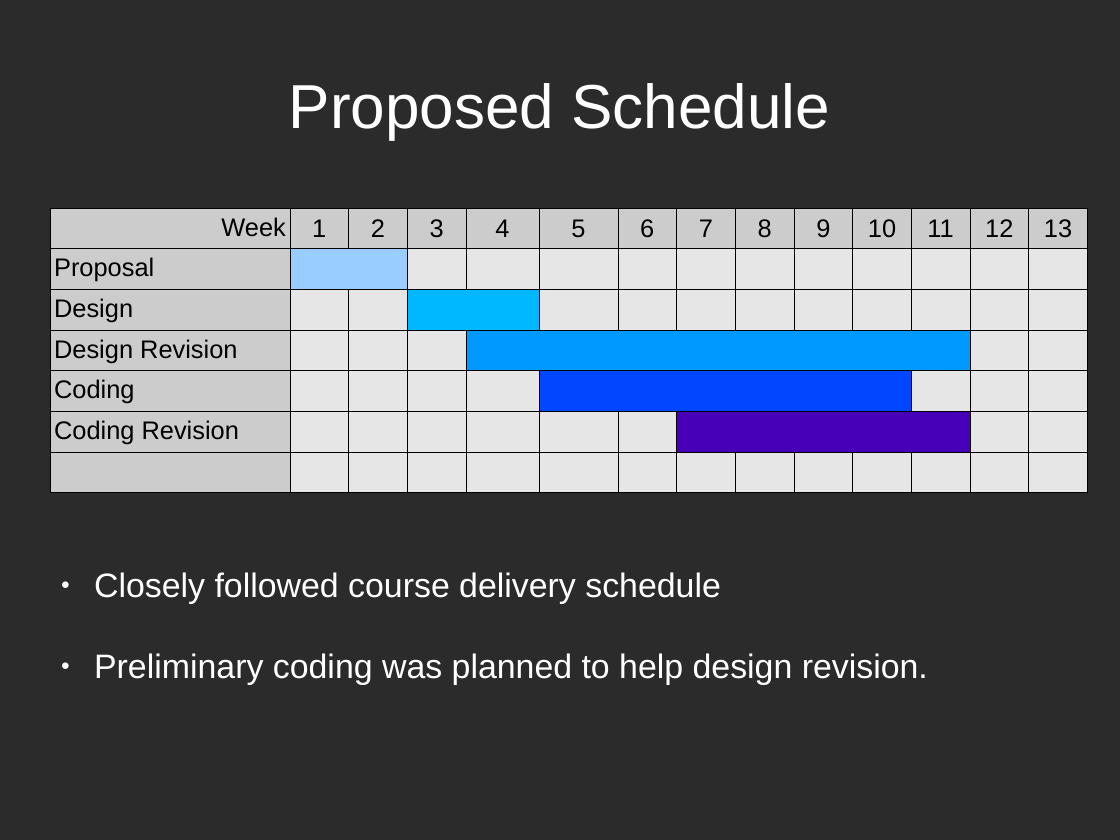
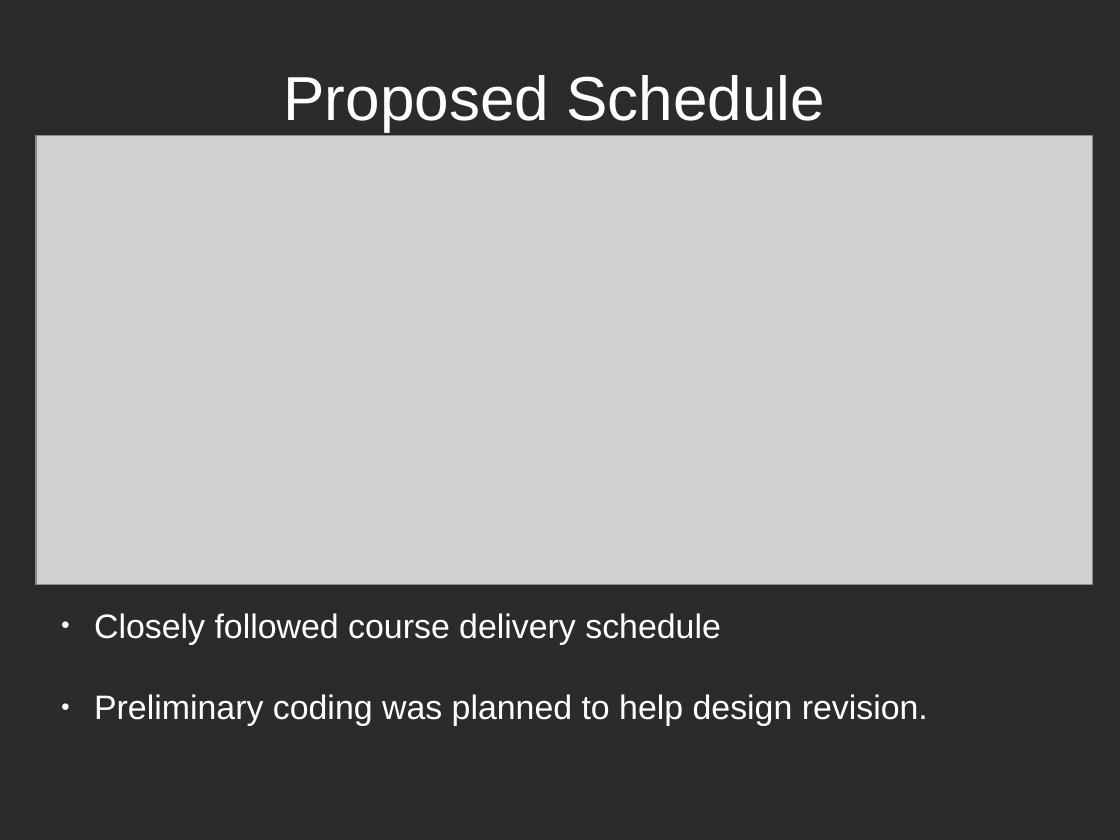
Before and after one commit to directrix1/se2, a slide deck: slide 6 of wip/SE2Presentation.odp. Drawn at 1120x840 pixels with LibreOffice and Linux fonts; fonts in the diff are those of the drawing; grey boxes stand for pictures; background and template pictures are left out; a plain dark background stands for a picture behind light text. Boxes give left, top, right and bottom in pixels: in the first picture for what was removed or moved away, otherwise in the second. Text is boxed around its words. In the diff, an @@ line names an element or a change of style, - is before the commit and + after.

```diff
--- a/wip/SE2Presentation.odp
+++ b/wip/SE2Presentation.odp
@@ title "Proposed Schedule": place and size @@
-title "Proposed Schedule" at box(289, 83, 831, 139)
+title "Proposed Schedule" at box(284, 75, 825, 131)
@@ picture added at box(36, 135, 1093, 584) @@
@@ table removed at box(50, 208, 1091, 481), 7 rows, 14 columns @@
-Week | 1 | 2 | 3 | 4 | 5 | 6 | 7 | 8 | 9 | 10 | 11 | 12 | 13
-Proposal |  |  |  |  |  |  |  |  |  |  |  |  | 
-Design |  |  |  |  |  |  |  |  |  |  |  |  | 
-Design Revision |  |  |  |  |  |  |  |  |  |  |  |  | 
-Coding |  |  |  |  |  |  |  |  |  |  |  |  | 
-Coding Revision |  |  |  |  |  |  |  |  |  |  |  |  | 
- |  |  |  |  |  |  |  |  |  |  |  |  | 
@@ text "Closely followed course delivery schedule": place and size @@
-text "Closely followed course delivery schedule" at box(94, 572, 928, 685)
+text "Closely followed course delivery schedule" at box(94, 613, 928, 726)
```
Also in this commit, not shown: 2 slides added, 1 slide removed.
